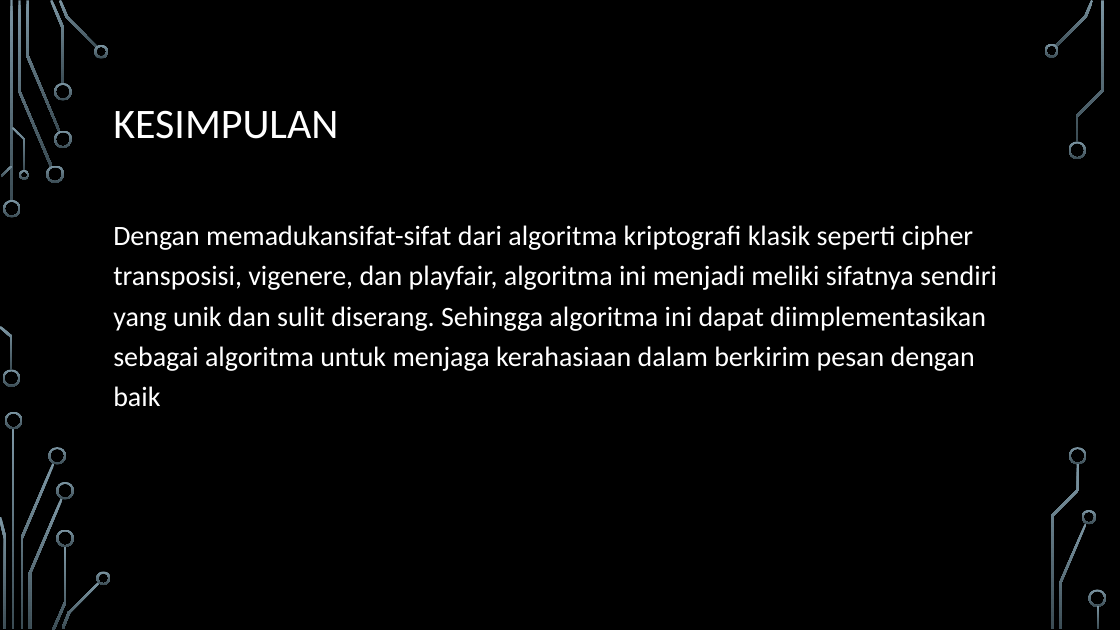
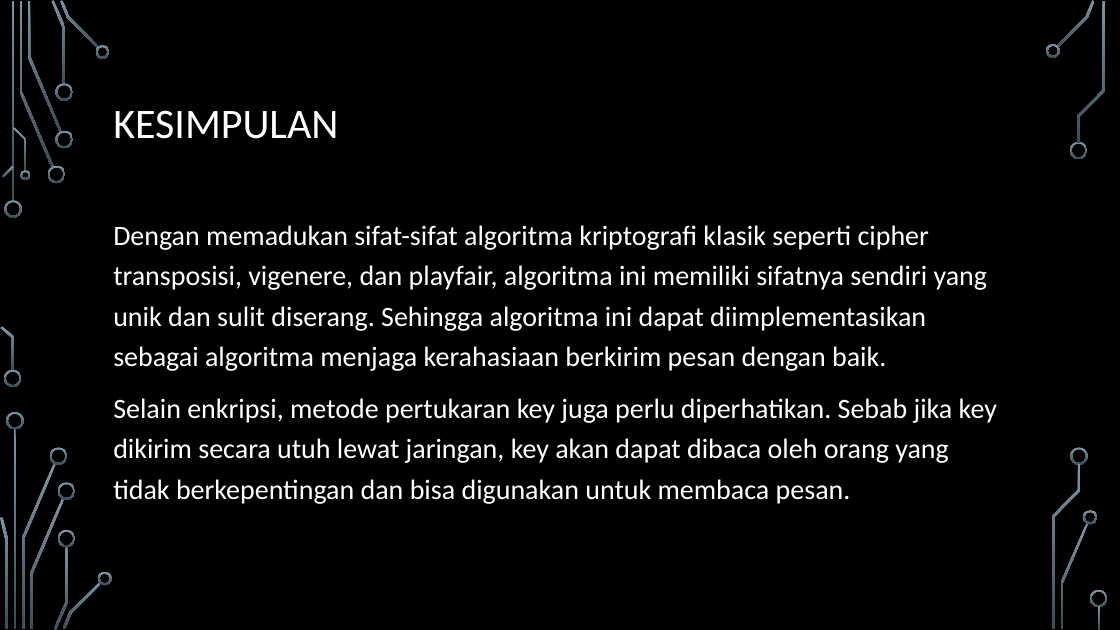
Before and after one commit to dinarwm/private-chat, a slide deck: slide 8 of Keamanan data Pada Aplikasi chatting.pptx (slide 6 before the commit). Drawn at 1120x630 pixels with LibreOffice and Linux fonts; fonts in the diff are those of the drawing; background and template pictures are left out. Boxes give left, top, right and bottom in pixels: in the first picture for what was removed or moved away, otherwise in the second. Text is boxed around its words. In the diff, an @@ line names an element or a change of style, - is before the commit and + after.

```diff
--- a/Keamanan data Pada Aplikasi chatting.pptx
+++ b/Keamanan data Pada Aplikasi chatting.pptx
@@ outline redrawn in 33 elements at (1045, 44, 1060, 58), (1077, 1, 1105, 143), (4, 200, 22, 218), (19, 1, 53, 167), (51, 0, 66, 84), (6, 412, 24, 429), (29, 498, 64, 629), (1056, 0, 1095, 47), (1083, 510, 1097, 524), (1090, 590, 1107, 607), (48, 166, 66, 183), (28, 1, 61, 132), (55, 83, 73, 101), (60, 0, 99, 49), (3, 166, 14, 177), (54, 546, 68, 630), (58, 482, 76, 500), (1053, 464, 1081, 629), (4, 370, 22, 387), (1, 326, 14, 371), (1061, 523, 1089, 629), (50, 448, 67, 465), (97, 572, 112, 586), (1070, 448, 1088, 465), (95, 45, 110, 59), (55, 131, 73, 149), (20, 171, 30, 181), (22, 464, 55, 629), (0, 518, 8, 629), (58, 530, 76, 548), (63, 582, 102, 630), (1070, 142, 1088, 160), (13, 128, 27, 171) @@
@@ text at (113, 225, 997, 504): text changed @@
-Dengan memadukansifat-sifat dari algoritma kriptografi klasik seperti cipher transposisi, vigenere, dan playfair, algoritma ini menjadi meliki sifatnya sendiri yang unik dan sulit diserang. Sehingga algoritma ini dapat diimplementasikan sebagai algoritma untuk menjaga kerahasiaan dalam berkirim pesan dengan baik
+Dengan memadukan sifat-sifat algoritma kriptografi klasik seperti cipher transposisi, vigenere, dan playfair, algoritma ini memiliki sifatnya sendiri yang unik dan sulit diserang. Sehingga algoritma ini dapat diimplementasikan sebagai algoritma menjaga kerahasiaan berkirim pesan dengan baik.
+Selain enkripsi, metode pertukaran key juga perlu diperhatikan. Sebab jika key dikirim secara utuh lewat jaringan, key akan dapat dibaca oleh orang yang tidak berkepentingan dan bisa digunakan untuk membaca pesan.
```
Also in this commit, not shown: 2 other slides changed, 4 slides added, 2 slides removed.
